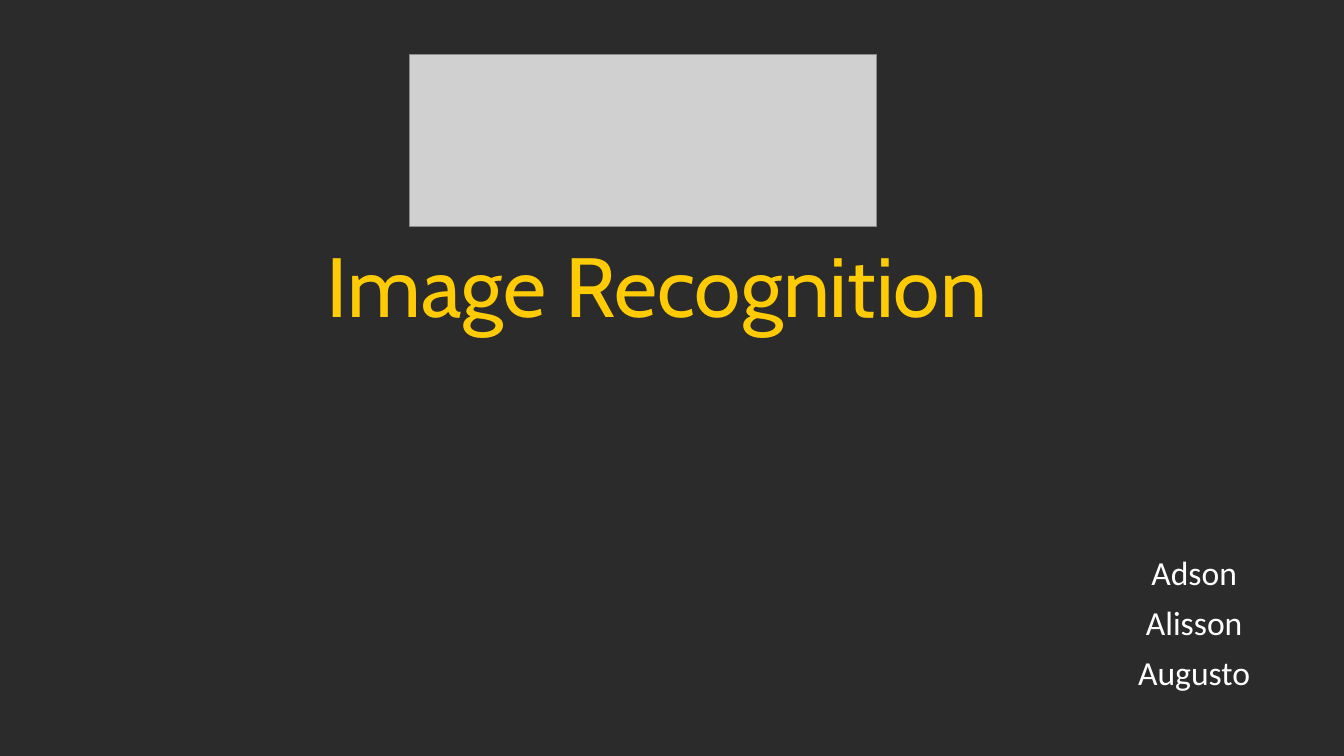
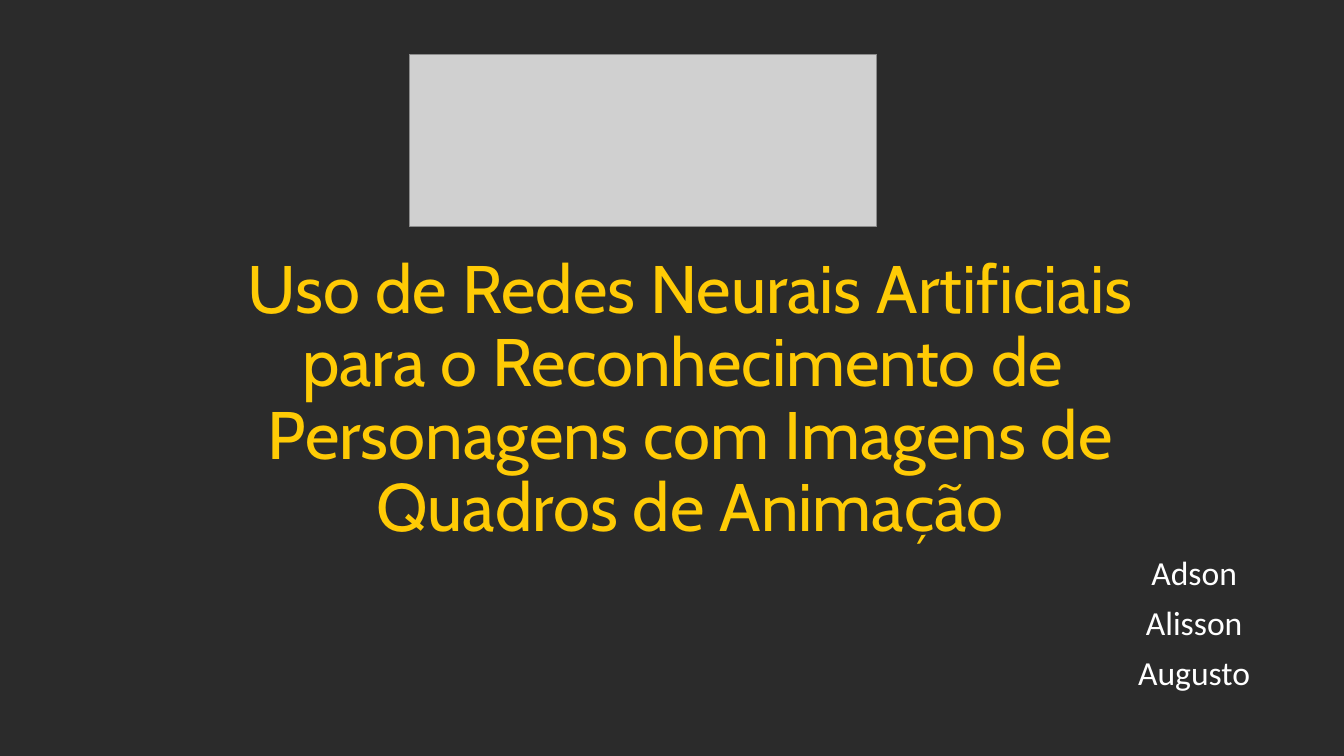
Before and after one commit to BeholderDEV/Neur, a slide deck: slide 1 of Image Recognition.pptx. Drawn at 1344x756 pixels with LibreOffice and Linux fonts; fonts in the diff are those of the drawing; grey boxes stand for pictures; background and template pictures are left out; a plain dark background stands for a picture behind light text. Boxes give left, top, right and bottom in pixels: in the first picture for what was removed or moved away, otherwise in the second. Text is boxed around its words. In the diff, an @@ line names an element or a change of style, - is before the commit and + after.

Commit message:
Título Apresentação

```diff
--- a/Image Recognition.pptx
+++ b/Image Recognition.pptx
@@ title added at <box>248,262,1132,544</box>, 48 pt, text #FFCB05 @@
+Uso de Redes Neurais Artificiais para o Reconhecimento de Personagens com Imagens de Quadros de Animação
@@ title removed at <box>327,258,987,336</box> @@
-Image Recognition
```
